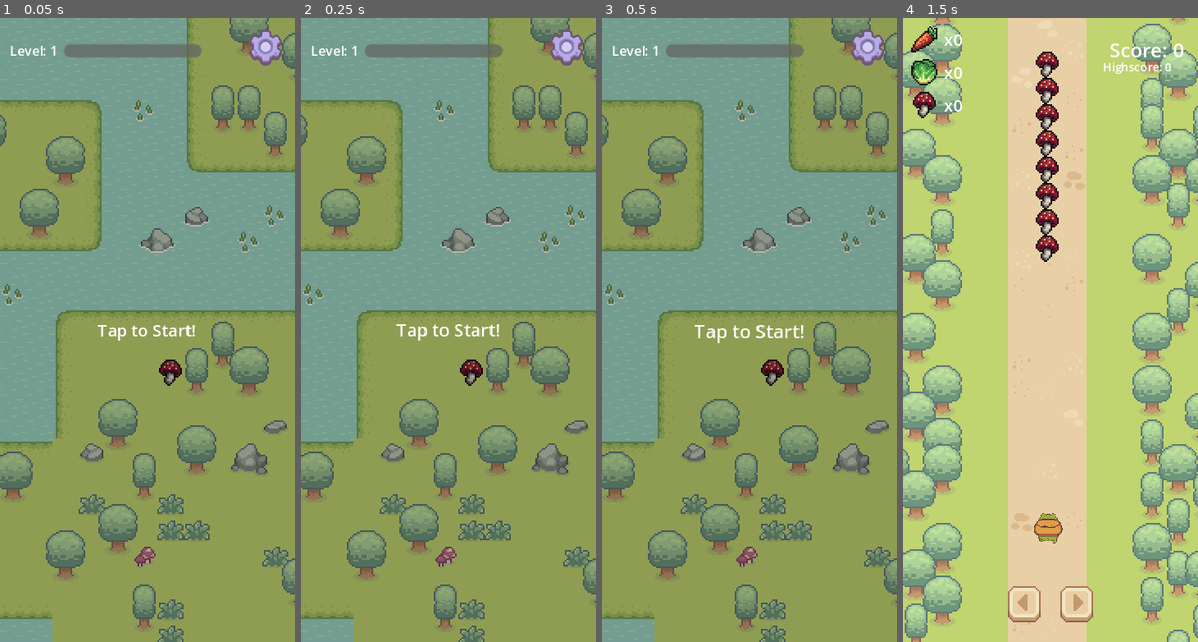
Above: before the commit, frames 1-4 (left to right).
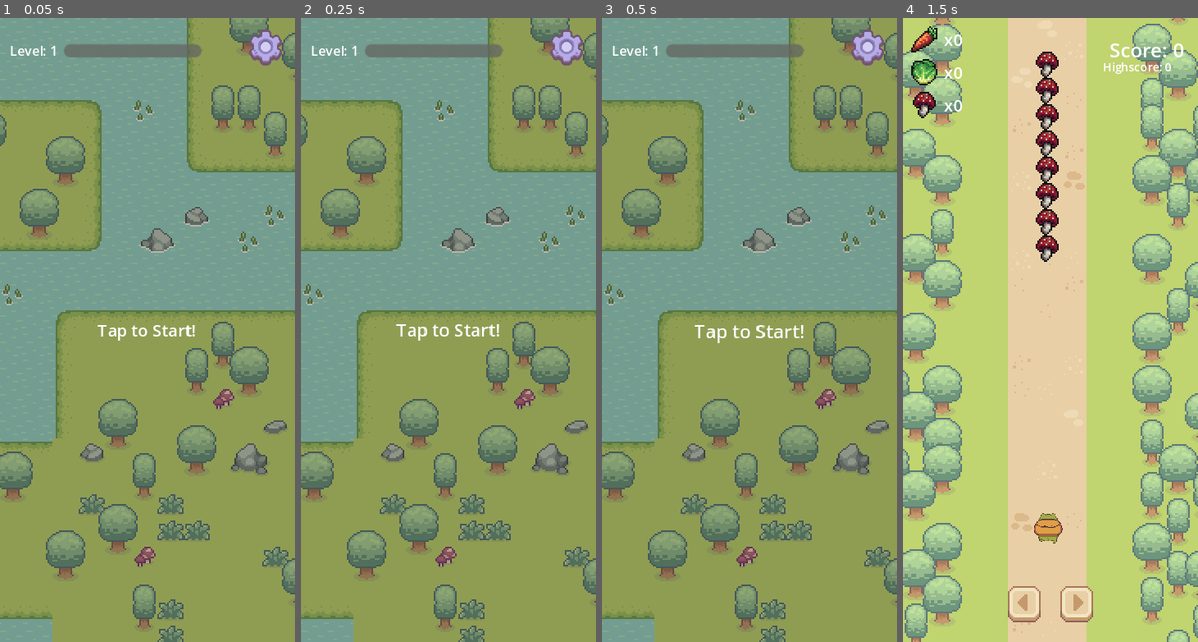
Above: after the commit, the same moments.

Repository: rockgem/Codebox-Runner
Game: Godot game, scene res://scenes/Menu.tscn
Two runs of this game, one before a commit and one after it. Both use one fixed random seed, a clock stepped at 60 frames per second and the inputs below.
Inputs (mouse positions are in pixels of both pictures, inside the frame that each line leads up to):
- Up to frame 1 (0.05 s): no input
- Up to frame 2 (0.25 s): no input
- Up to frame 3 (0.5 s): no input
- Up to frame 4 (1.5 s): tap Enter at 0.5 s; drag from (1050, 330) to (1080, 192) at 0.52 s; click "Endless Mode" at 1.25 s

The runs differ from the first frame. In frame 1, 0.4% of the frame differs, in the area x 53-80%, y 54-63%; in frame 2, 0.4%; in frame 3, 0.4%; in frame 4, nothing differs.

Commit message:
Update Menu.tscn

Diff:
--- a/scenes/Menu.tscn
+++ b/scenes/Menu.tscn
@@ -81,7 +81,7 @@
 layer_1/tile_data = PackedInt32Array(262142, 0, 0, 327678, 0, 1, 393214, 0, 1, 458750, 0, 1, 524286, 0, 1, 589822, 0, 2 …(5870 unchanged characters)…
 layer_2/name = "trees"
 layer_2/y_sort_enabled = true
-layer_2/tile_data = PackedInt32Array(327679, 65538, 0, 32768 …(495 unchanged characters)… 1048579, 327681, 1, 1507342, 196609, 3, 851974, 65537, 0, 1572878, 196609, 4, 65547, 65538, 0, 262158, 327681, 1, 524287, 65537, 1, 524293, 262147, 0, 524294, 327683, 0, 458759, 196611, 0, 655360, 393219, 0, 655374, 458755, 0, 524297, 393219, 0, 458762, 393219, 0, 196613, 393219, 0, 917503, 393219, 0, 1048585, 393217, 1, 1245191, 196609, 2, 1179654, 196609, 2, 1245190, 196609, 2, 1507334, 196609, 2, 1310730, 196609, 2, 1179651, 196609, 2, 1441798, 196609, 2)
+layer_2/tile_data = PackedInt32Array(327679, 65538, 0, 32768 …(495 unchanged characters)… 1048579, 327681, 1, 1507342, 196609, 3, 1572878, 196609, 4, 65547, 65538, 0, 262158, 327681, 1, 524287, 65537, 1, 524293, 262147, 0, 524294, 327683, 0, 458759, 196611, 0, 655360, 393219, 0, 655374, 458755, 0, 524297, 393219, 0, 458762, 393219, 0, 196613, 393219, 0, 917503, 393219, 0, 1048585, 393217, 1, 1245191, 196609, 2, 1179654, 196609, 2, 1245190, 196609, 2, 1507334, 196609, 2, 1310730, 196609, 2, 1179651, 196609, 2, 1441798, 196609, 2, 917512, 131073, 0)
 
 [node name="ColorRect" type="ColorRect" parent="."]
 layout_mode = 1
